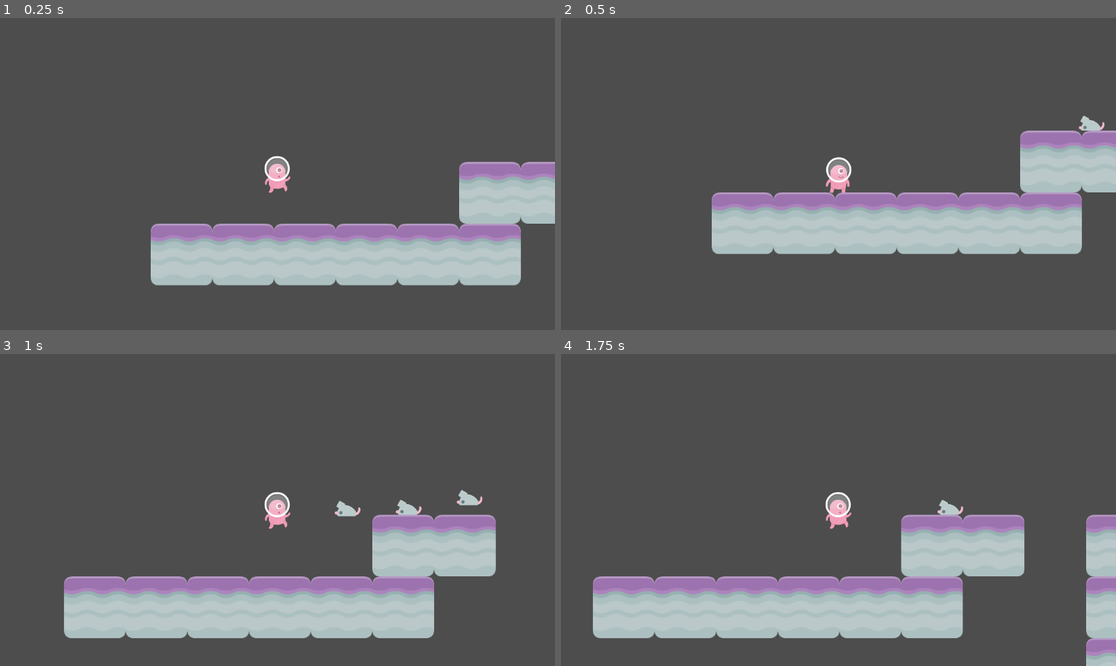
Above: before the commit, frames 1-4 (two rows, left to right).
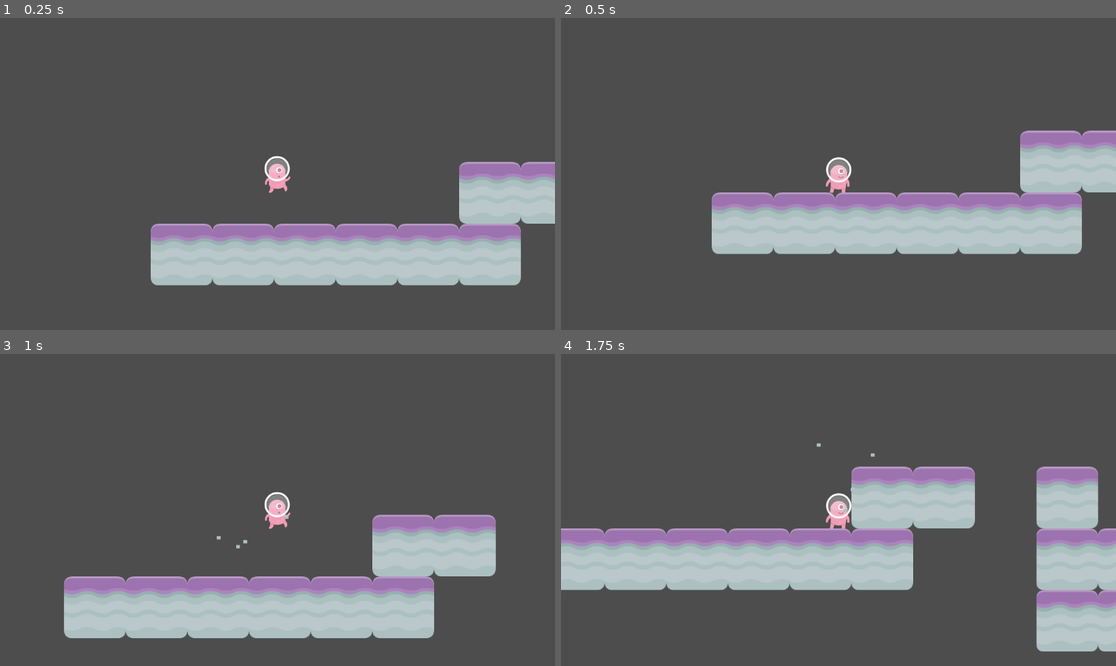
Above: after the commit, the same moments.

Repository: aldenluthfi/tut8
Game: Godot game, scene res://scenes/Level 1.tscn
The game is run twice, just before and just after one commit, with the same random seed, the same clock (stepped at 60 frames per second) and the same inputs.
Inputs:
- Up to frame 1 (0.25 s): no input
- Up to frame 2 (0.5 s): no input
- Up to frame 3 (1 s): hold Right (right) from 0.53 s (still down); tap Space (jump) at 0.77 s
- Up to frame 4 (1.75 s): keep holding Right (right); tap Space (jump) at 1.52 s

Frame 1 is identical in both runs. In frame 2, 0.1% of the frame differs, in the area x 93-98%, y 31-37%; in frame 3, 0.5%; in frame 4, 38%, in the area x 0-100%, y 28-100%.
Error before the commit: Attempt to call function 'set_emitting' in base 'null instance' on a null instance. (res://Scripts/Player.gd:27)

Commit message:
tutorial 8 done

Diff:
--- a/scenes/Level 1.tscn
+++ b/scenes/Level 1.tscn
@@ -1,8 +1,8 @@
-[gd_scene load_steps=8 format=3 uid="uid://d3a2sgehaqjdt"]
+[gd_scene load_steps=9 format=3 uid="uid://d3a2sgehaqjdt"]
 
 [ext_resource type="PackedScene" uid="uid://beg452kqkfydx" path="res://Scenes/Player.tscn" id="1"]
 [ext_resource type="PackedScene" uid="uid://cbrrsfnbg3p0g" path="res://scenes/Spawner.tscn" id="1_yaxqa"]
-[ext_resource type="Texture2D" uid="uid://r37ts0nyebjk" path="res://Assets/Familiar Looking Rocket.png" id="3"]
+[ext_resource type="Texture2D" uid="uid://r37ts0nyebjk" path="res://assets/Familiar Looking Rocket.png" id="3"]
 [ext_resource type="Texture2D" uid="uid://dd7fcijo64bic" path="res://assets/kenney_platformerpack/Spritesheets/spritesheet_gr_planet.png" id="4_8s0ta"]
 [ext_resource type="PackedScene" path="res://scenes/Area Trigger.tscn" id="4_t7cob"]
 
@@ -42,10 +42,20 @@
 physics_layer_0/collision_layer = 1
 sources/0 = SubResource("TileSetAtlasSource_we7op")
 
+[sub_resource type="ParticleProcessMaterial" id="ParticleProcessMaterial_t4vw2"]
+particle_flag_disable_z = true
+emission_shape = 3
+emission_box_extents = Vector3(400, 10, 1)
+spread = 20.0
+gravity = Vector3(-500, 500, 0)
+scale_max = 10.0
+color = Color(0.517647, 0.65098, 0.713726, 1)
+
 [node name="Level 1" type="Node2D"]
 
 [node name="Spawner" parent="." instance=ExtResource("1_yaxqa")]
 position = Vector2(734, 90)
+spawn_rate = 2.0
 
 [node name="Sprite2D" type="Sprite2D" parent="."]
 position = Vector2(2170.27, 73.2836)
@@ -63,3 +73,11 @@
 
 [node name="Player" parent="." instance=ExtResource("1")]
 position = Vector2(135.152, 106.001)
+
+[node name="GPUParticles2D" type="GPUParticles2D" parent="."]
+position = Vector2(721, -121)
+amount = 100
+process_material = SubResource("ParticleProcessMaterial_t4vw2")
+lifetime = 4.0
+visibility_rect = Rect2(-100, -100, 2000, 500)
+trail_enabled = true
--- a/scenes/Player.tscn
+++ b/scenes/Player.tscn
@@ -1,7 +1,8 @@
-[gd_scene load_steps=8 format=3 uid="uid://beg452kqkfydx"]
+[gd_scene load_steps=10 format=3 uid="uid://beg452kqkfydx"]
 
 [ext_resource type="Script" path="res://Scripts/Player.gd" id="1"]
-[ext_resource type="Texture2D" uid="uid://d2oej36eq8vvl" path="res://Assets/kenney_platformerpack/Spritesheets/spritesheet_alien.png" id="2"]
+[ext_resource type="Texture2D" uid="uid://d2oej36eq8vvl" path="res://assets/kenney_platformerpack/Spritesheets/spritesheet_alien.png" id="2"]
+[ext_resource type="Texture2D" uid="uid://dpnuijhsx0eak" path="res://assets/kenney_platformerpack/PNG/Particles/brickGrey_small.png" id="3_cscue"]
 
 [sub_resource type="RectangleShape2D" id="1"]
 size = Vector2(52.924, 76.884)
@@ -61,6 +62,15 @@
 "Walk": SubResource("4")
 }
 
+[sub_resource type="ParticleProcessMaterial" id="ParticleProcessMaterial_r55ab"]
+particle_flag_disable_z = true
+emission_shape = 3
+emission_box_extents = Vector3(30, 1, 1)
+spread = 180.0
+initial_velocity_min = 50.0
+initial_velocity_max = 50.0
+gravity = Vector3(0, -200, 0)
+
 [node name="Player" type="CharacterBody2D"]
 script = ExtResource("1")
 
@@ -80,3 +90,10 @@
 }
 
 [node name="Camera2D" type="Camera2D" parent="."]
+
+[node name="GPUParticles2D" type="GPUParticles2D" parent="."]
+position = Vector2(30, 0)
+amount = 4
+process_material = SubResource("ParticleProcessMaterial_r55ab")
+texture = ExtResource("3_cscue")
+lifetime = 0.5
